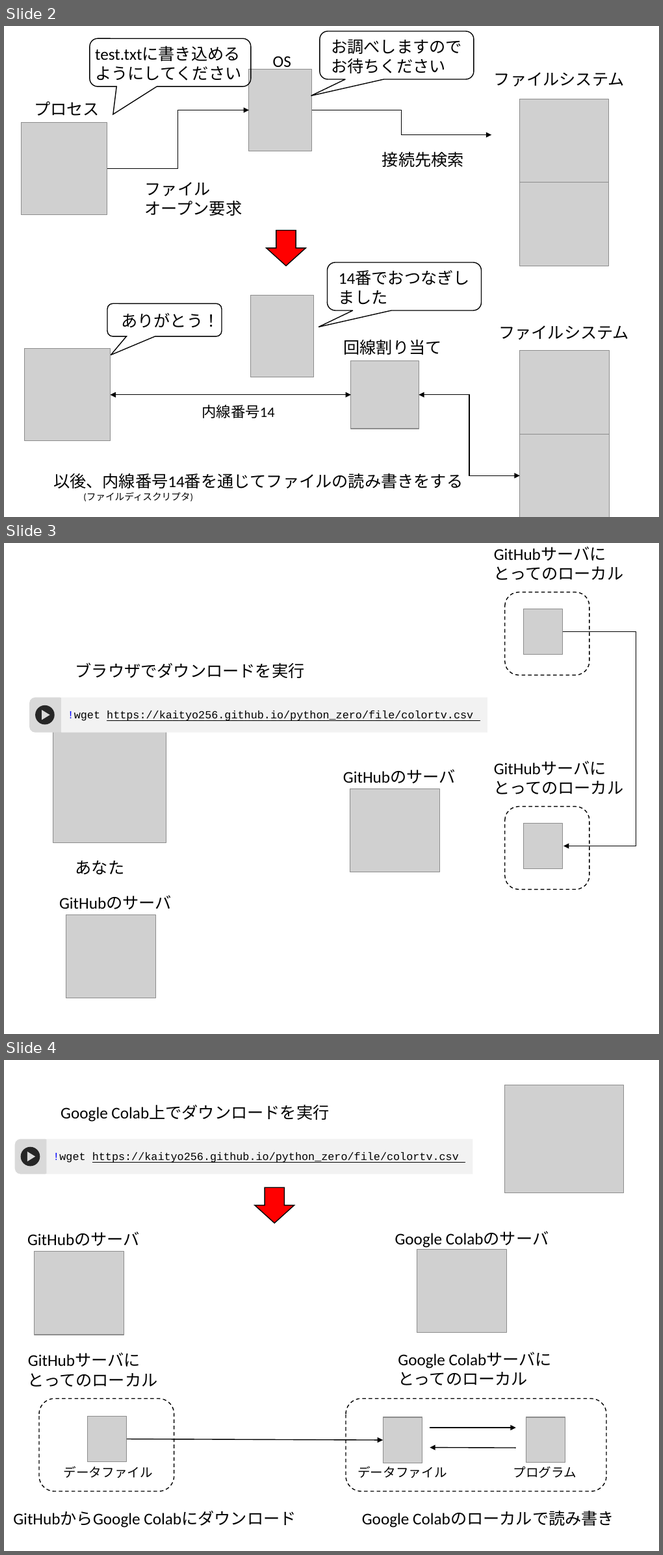
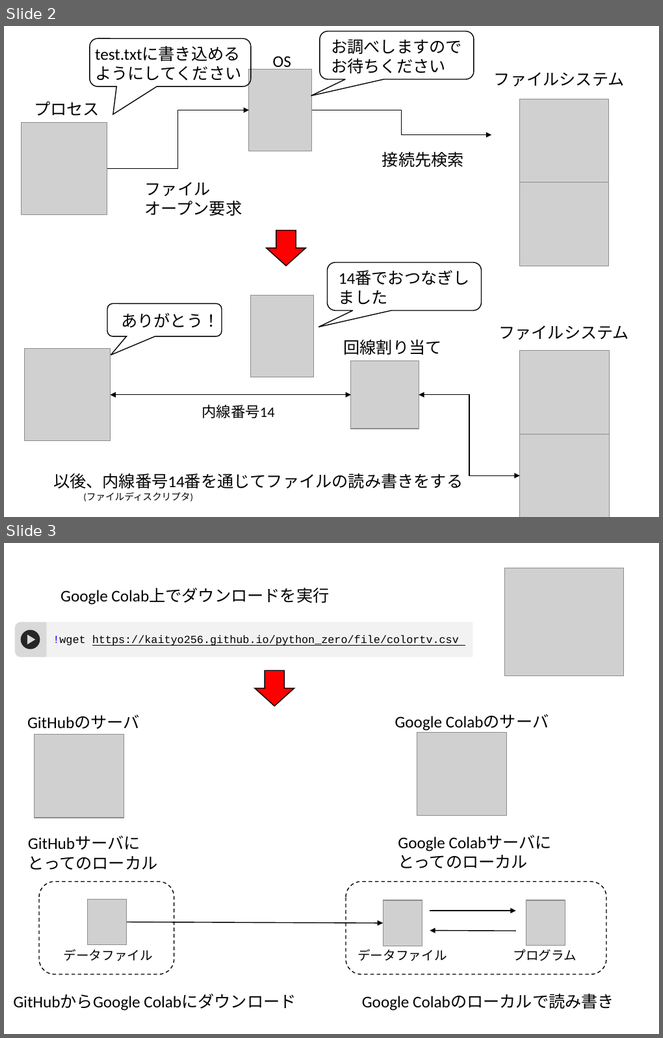
Before and after one commit to kaityo256/python_zero, a slide deck: file/fig/fig.pptx. Shown one above the other, each under a label of ours: slides 2, 3 and 4 before the commit, slides 2 and 3 after it. The pictures are 663x1555 and 663x1038 pixels, drawn with LibreOffice and Linux fonts; fonts in the diff are those of the drawing; grey boxes stand for pictures. Boxes give left, top, right and bottom in pixels: in the first picture for what was removed or moved away, otherwise in the second. Text is boxed around its words. In the diff, an @@ line names an element or a change of style, - is before the commit and + after.

```diff
--- a/file/fig/fig.pptx
+++ b/file/fig/fig.pptx
@@ slide 3 removed at (x1=4, y1=543, x2=659, y2=1034), background #FFFFFF @@
@@ text removed at (x1=494, y1=546, x2=624, y2=580) @@
-GitHubサーバに
-とってのローカル
@@ rounded rectangle removed at (x1=505, y1=592, x2=590, y2=676) @@
@@ picture removed at (x1=523, y1=609, x2=563, y2=655) @@
@@ elbow arrow removed from (563, 632) to (564, 847) @@
@@ text removed at (x1=76, y1=663, x2=305, y2=678) @@
-ブラウザでダウンロードを実行
@@ rounded rectangle removed at (x1=29, y1=698, x2=66, y2=733) @@
@@ rectangle removed at (x1=61, y1=698, x2=488, y2=733) @@
@@ ellipse removed at (x1=35, y1=705, x2=55, y2=724) @@
@@ triangle removed at (x1=42, y1=710, x2=50, y2=720) @@
@@ text removed at (x1=68, y1=711, x2=473, y2=721) @@
-!wget https://kaityo256.github.io/python_zero/file/colortv.csv
@@ picture removed at (x1=53, y1=729, x2=166, y2=843) @@
@@ text removed at (x1=343, y1=769, x2=456, y2=783) @@
-GitHubのサーバ
@@ text removed at (x1=494, y1=761, x2=624, y2=795) @@
-GitHubサーバに
-とってのローカル
@@ picture removed at (x1=350, y1=789, x2=439, y2=872) @@
@@ rounded rectangle removed at (x1=505, y1=806, x2=590, y2=889) @@
@@ picture removed at (x1=523, y1=823, x2=563, y2=869) @@
@@ text removed at (x1=76, y1=861, x2=125, y2=875) @@
-あなた
@@ text removed at (x1=59, y1=895, x2=172, y2=910) @@
-GitHubのサーバ
@@ picture removed at (x1=66, y1=915, x2=155, y2=999) @@
@@ what was slide 4 is now slide 3 @@
```
Also in this commit, not shown: 2 other files.
